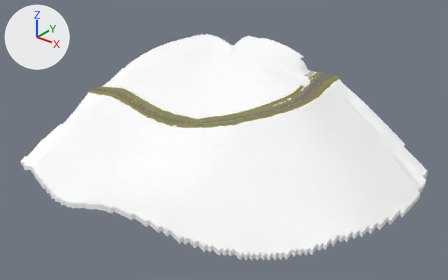
Renders of the glTF model app/world/hand/conz_12.glb from each side of a commit.
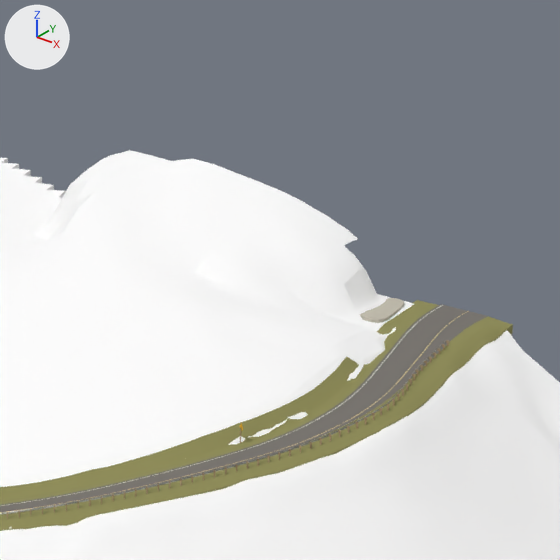
Old and new are each drawn whole from a 50 mm camera at (241.0, -265.0, 376.0) aimed at (27.0, 2.0, 210.0) and again close up on the part from 49% to 79% of the width and 0% to 48% of the height. The lights are fixed; the arrows at upper left show +X, +Y and +Z. The last two pictures show the newer version. Vertices at exactly the same position are counted once.

The first close-up shows 'beam12_11085', 'posts12_11085', 'road12', 'terrain12', 'verge12L', 'verge12R' and 3 more.
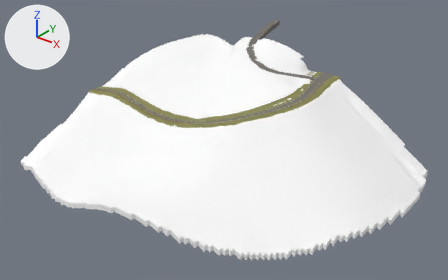
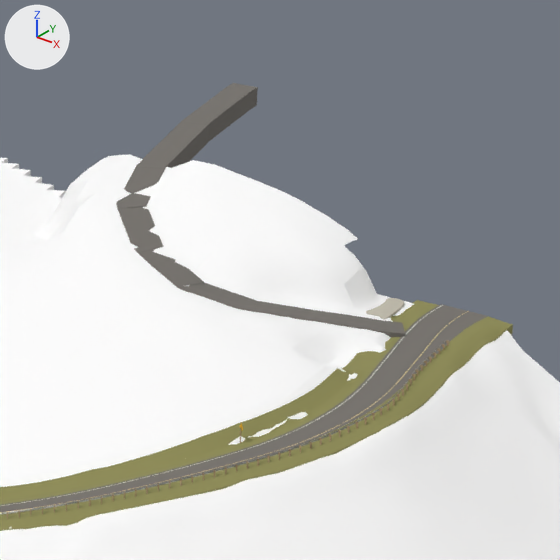
Where the change shows, as pixel boxes (x1, y1, x2, y2) in the close-ups (560 x 560 px; the box of a moved part takes in the faces that stretch with it):
'terrain12', reshaped
    before: (0, 150, 560, 560)
    after: (0, 154, 560, 560)
'lot_track12', added
    after: (116, 83, 405, 337)
part 1 of me_mesh_2, moved or reshaped
    before: (337, 321, 409, 372)
    after: (337, 320, 409, 372)
part 2 of me_mesh_11, moved or reshaped
    before: (79, 150, 391, 371)
    after: (80, 154, 391, 372)

Edits to the bpy script that builds the scene:
```text
Add mat_lot:
    mat_lot = principled_material('lot')
    mat_lot.base_color = (0.177, 0.164, 0.148)  # grey #75716b
    mat_lot.roughness = 0.9
Change me_mesh_2:
    where me_mesh_2.from_pydata(...)  # 1272 vertices, 2278 faces; spans x 269.0..448.0, y -271.0..-192.0, z 203.0..248.0
    used by ob_verge12r; location = (-379.3, 245.3, 0.0)
    me_mesh_2 part 1
    4 vertices are removed from x 443.0..444.0, y -219.0..-217.0, z 247.0
    62 faces are deleted
    2 vertices move from x 443.0, y -219.0..-217.0, z 244.0 to x 443.0, y -219.0..-217.0, z 243.0
    4 vertices are added at (443.0, -217.0, 246.0), (444.0, -217.0, 246.0), (443.0, -219.0, 246.0), (444.0, -219.0, 246.0)
    62 new faces join them
Change me_mesh_11:
    used by ob_terrain12; location = (-379.3, 245.3, 0.0)
    remove me_mesh_11.from_pydata(...)  # 12038 vertices, 24502 faces; spans x 264.0..520.0, y -342.0..-160.0, z 167.0..261.0
    add me_mesh_11.from_pydata(...)  # 12081 vertices, 24598 faces; spans x 264.0..520.0, y -342.0..-160.0, z 167.0..261.0
    me_mesh_11 part 2: 74 vertices moved from x 386.0..444.0, y -220.0..-192.0, z 243.0..261.0 to x 386.0..444.0, y -222.0..-192.0, z 243.0..260.0; 70 vertices removed from x 394.0..443.0, y -222.0..-194.0, z 244.0..261.0; 113 vertices added at x 394.0..443.0, y -222.0..-194.0, z 243.0..260.0
Add me_mesh_11_1:
    me_mesh_11_1.from_pydata(...)  # 392 vertices, 586 faces; spans x 385.2..444.8, y -219.5..-161.8, z 244.5..264.6
    me_mesh_11_1.materials.append(mat_lot)  # grey #75716b
Add ob_lot_track12:
    ob_lot_track12 = bpy.data.objects.new('lot_track12', me_mesh_11_1)
    ob_lot_track12.location = (-379.3, 245.3, 0.0)
```
